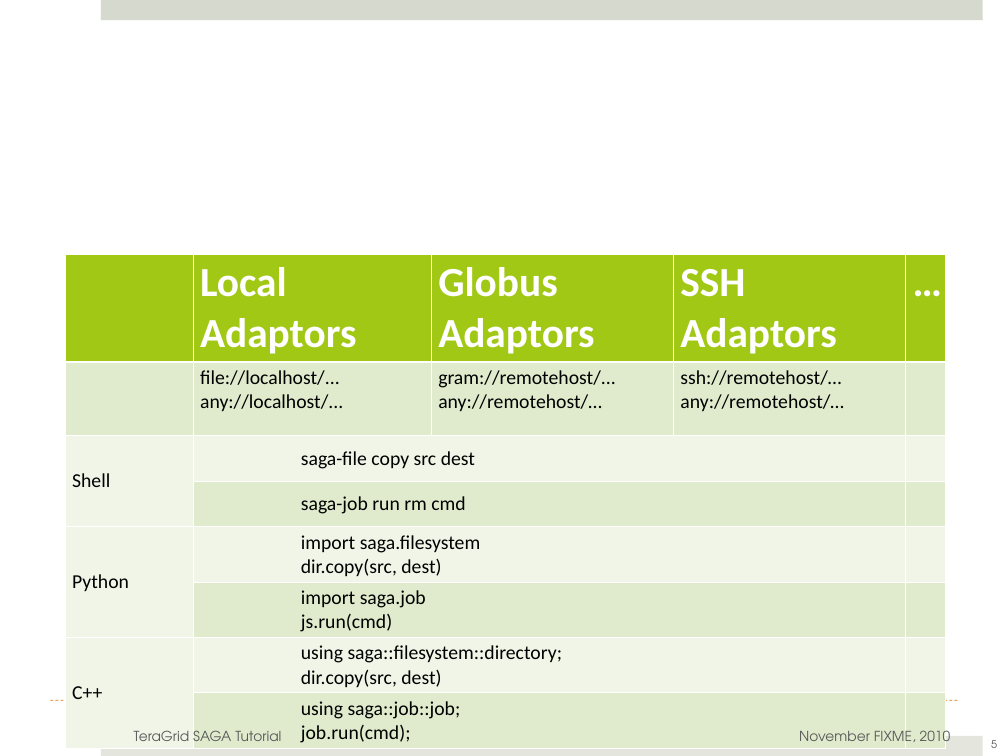
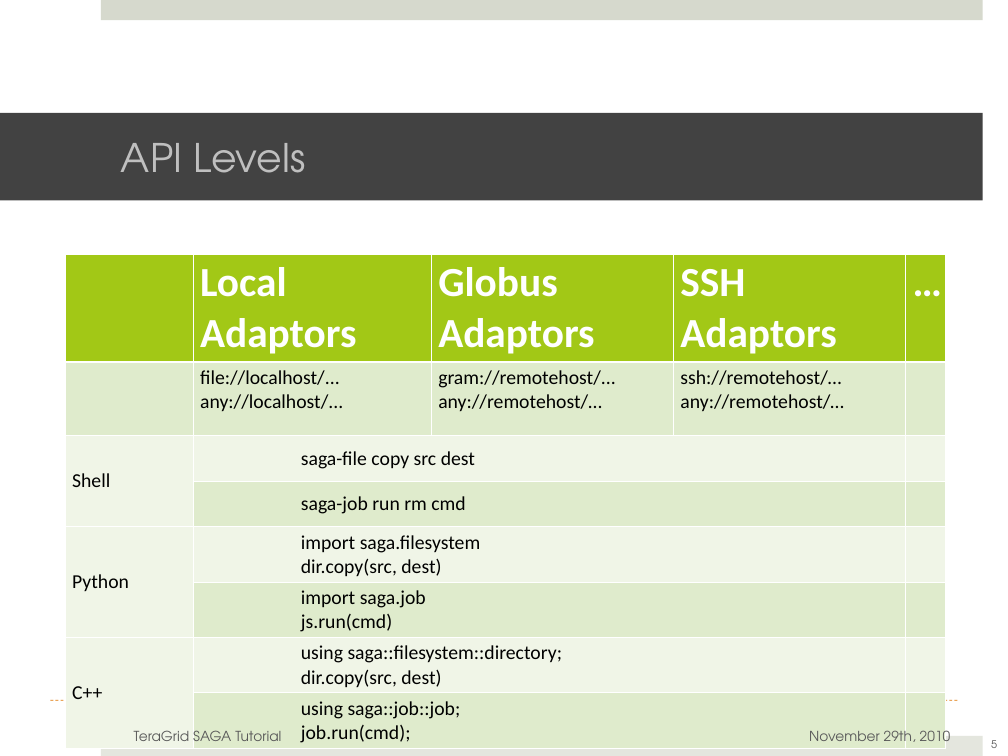
Before and after one commit to saga-project/saga-cpp-legacy-projects, a slide deck: slide 5 of tutorial/general_tutorial/SAGA-API-levels.pptx. Drawn at 1008x756 pixels with LibreOffice and Linux fonts; fonts in the diff are those of the drawing; background and template pictures are left out. Boxes give left, top, right and bottom in pixels: in the first picture for what was removed or moved away, otherwise in the second. Text is boxed around its words. In the diff, an @@ line names an element or a change of style, - is before the commit and + after.

```diff
--- a/tutorial/general_tutorial/SAGA-API-levels.pptx
+++ b/tutorial/general_tutorial/SAGA-API-levels.pptx
@@ title added at (0, 113, 982, 200), fill #424242, 40 pt, text #BFBFBF @@
+API Levels
@@ text at (809, 727, 951, 749): text changed @@
-November FIXME, 2010
+November 29th, 2010
```
Also in this commit, not shown: 25 other slides changed, 1 slide added, 1 other file.
